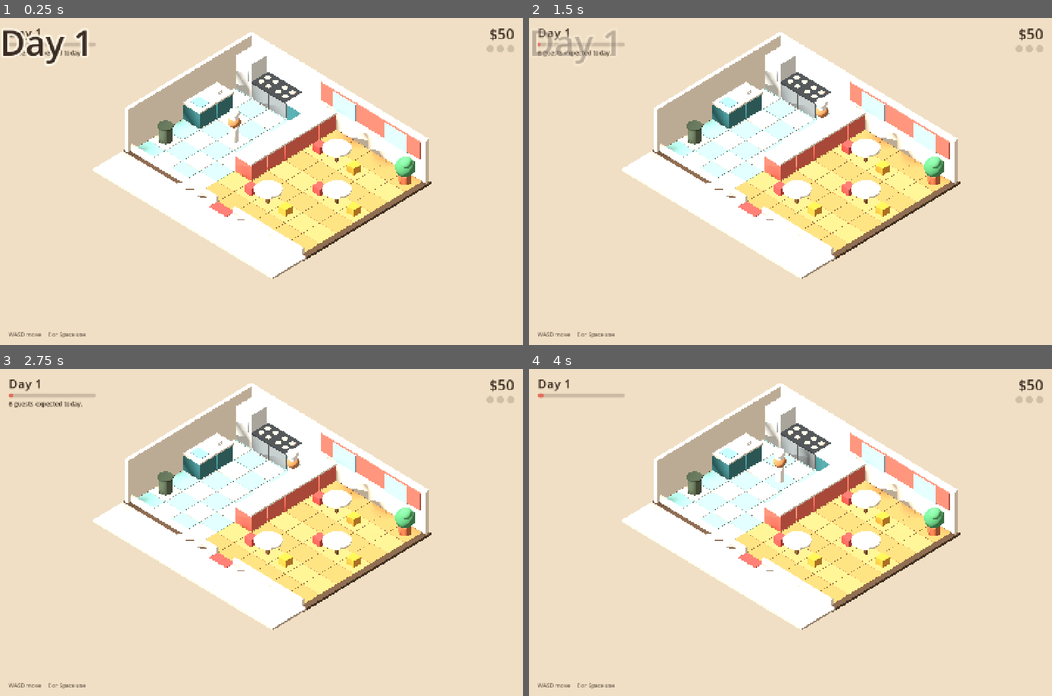
Above: before the commit, frames 1-4 (two rows, left to right).
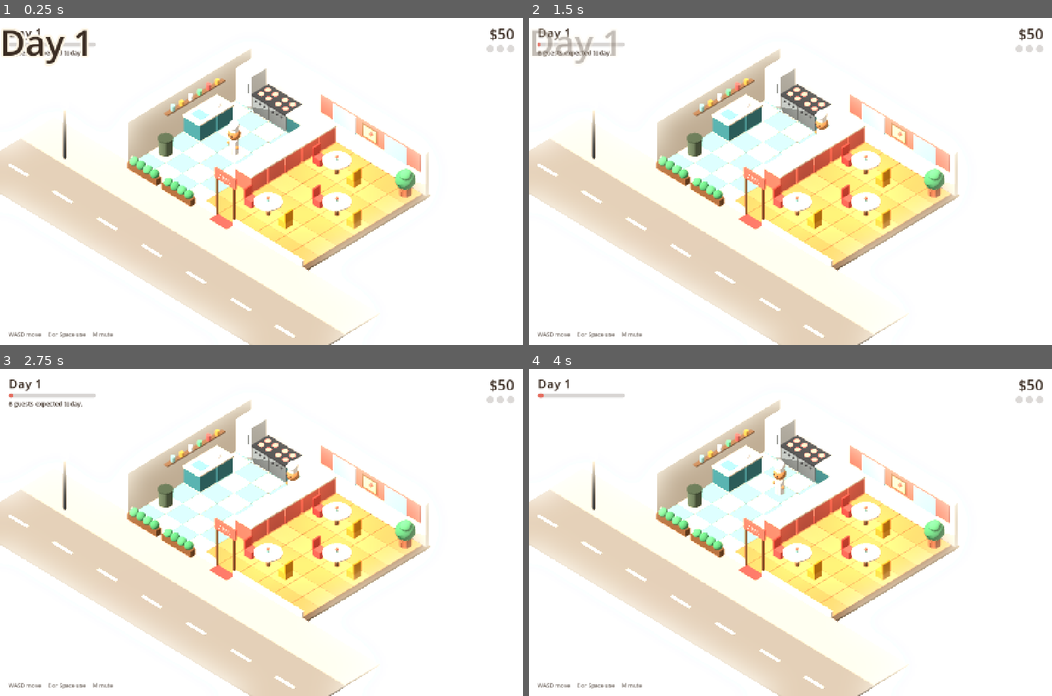
Above: after the commit, the same moments.

Repository: Ghigog/Regulars
Game: Godot game, scene res://game/main.tscn
Same seed, same stepped clock (60 frames per second), same inputs: the game is played once before the commit and once after it.
Inputs (mouse positions are in pixels of both pictures, inside the frame that each line leads up to):
- Up to frame 1 (0.25 s): no input
- Up to frame 2 (1.5 s): tap Enter at 0.5 s; move the mouse to (905, 165) at 0.52 s; hold D 0.53-1.25 s; tap M at 0.6 s; click (905, 165) at 0.67 s; tap Space at 0.77 s; drag from (685, 197) to (764, 246) at 1.27 s
- Up to frame 3 (2.75 s): tap Space at 2 s; move the mouse to (313, 460) at 2.02 s; hold D from 2.03 s (still down); hold Shift from 2.03 s (still down); tap M at 2.3 s
- Up to frame 4 (4 s): release D at 2.75 s; release Shift at 2.75 s; tap Enter at 2.75 s; drag from (764, 597) to (633, 483) at 2.77 s; tap Space at 3.5, 3.77 s; move the mouse to (947, 581) at 3.52 s; hold A from 3.53 s (still down); tap Ctrl at 3.6 s; tap M at 3.8 s

The runs differ from the first frame. In frame 1, 76% of the frame differs, in the area x 0-100%, y 0-100%; in frame 2, 76%; in frame 3, 77%; in frame 4, 77%.

Commit message:
Polish visuals and sound
Characters get eyes, hands, facing and a seated pose; guests eat a visible
burger. Adds SSAO, soft shadows, glow, table lights and a day-to-evening sun,
plus street, doorway and wall decor. Sparks, sink bubbles, chef squash and
camera shake give feedback.

Sound effects are resynthesised at 32 kHz with pitch variation; adds
footsteps, a door bell, a perfect-cook chime, a looping music track and an
M key to mute.

Co-Authored-By: Claude Fable 5.2 <noreply@anthropic.com>

Diff:
--- a/game/build.gd
+++ b/game/build.gd
@@ -61,9 +61,13 @@
 
 static func person(shirt: String, skin: int, chef := false) -> Node3D:
 	var n := Node3D.new()
+	var tone := SKIN[skin % SKIN.size()]
 	cyl(n, Vector3.ZERO, 0.2, 0.62, shirt)
 	ball(n, Vector3(0, 0.62, 0), 0.2, shirt)
-	ball(n, Vector3(0, 0.96, 0), 0.27, SKIN[skin % SKIN.size()])
+	ball(n, Vector3(0, 0.96, 0), 0.27, tone)
+	for side: float in [-1.0, 1.0]:  # eyes and hands; the person faces +z
+		ball(n, Vector3(side * 0.1, 1.0, 0.235), 0.04, "#2b2220")
+		ball(n, Vector3(side * 0.25, 0.42, 0.07), 0.075, tone)
 	if chef:
 		cyl(n, Vector3(0, 1.14, 0), 0.2, 0.22, "#ffffff")
 		ball(n, Vector3(0, 1.38, 0), 0.23, "#ffffff")
@@ -107,6 +111,8 @@
 			_counter(n, "#8a949a", "#33373b")
 			for d: Vector2 in [Vector2(-0.22, -0.2), Vector2(0.22, -0.2), Vector2(-0.22, 0.2), Vector2(0.22, 0.2)]:
 				cyl(n, Vector3(d.x, 0.88, d.y), 0.13, 0.015, "#ff6b5e", 1.5)
+			for i in 3:
+				ball(n, Vector3(-0.25 + i * 0.25, 0.62, 0.48), 0.05, "#33373b")
 		"counter":
 			_counter(n, "#3f7f86", "#f4ead8")
 		"pass":
@@ -127,7 +133,11 @@
 			cyl(n, Vector3.ZERO, 0.09, 0.62, "#7a5235")
 			cyl(n, Vector3(0, 0.62, 0), 0.6, 0.07, "#f6efe2")
 			box(n, Vector3(-1, 0, 0), Vector3(0.42, 0.34, 0.42), "#d9534f")
+			box(n, Vector3(-1.19, 0.3, 0), Vector3(0.07, 0.5, 0.42), "#c2453f")
 			box(n, Vector3(1, 0, 0), Vector3(0.42, 0.34, 0.42), "#e9a23b")
+			box(n, Vector3(1.19, 0.3, 0), Vector3(0.07, 0.5, 0.42), "#d08a25")
+			cyl(n, Vector3(0, 0.69, 0), 0.06, 0.12, "#8fc7c3")
+			ball(n, Vector3(0, 0.86, 0), 0.07, "#e56b5d")
 	if tier > 1:
 		for i in tier - 1:
 			box(n, Vector3(0, 0.05 + i * 0.1, 0), Vector3(1.02, 0.04, 1.02), "#ffd34e", 0.6)
--- a/game/guest.gd
+++ b/game/guest.gd
@@ -6,6 +6,7 @@
 const QUEUE_PATIENCE := 40.0
 const EAT_TIME := 5.0
 const BAR_WIDTH := 0.6
+const SEAT_HEIGHT := 0.3
 
 var game
 var idx := 0
@@ -21,6 +22,7 @@
 var _bar: Node3D
 var _fill: MeshInstance3D
 var _order: Node3D
+var _meal: Node3D
 var _label: Label3D
 var _thought_time := 0.0
 var _shown_thoughts := 0
@@ -34,6 +36,7 @@
 	cell = start
 	position = Grid.center(start)
 	_body = Build.person(info.shirt, info.skin)
+	_body.rotation.y = -PI / 2
 	add_child(_body)
 	_bar = Node3D.new()
 	_bar.position = Vector3(0, 1.5, 0)
@@ -59,12 +62,18 @@
 	path = game.grid.find_path(cell, target)
 
 
+func _face(dir: Vector3, delta: float) -> void:
+	if dir.length_squared() > 0.0001:
+		_body.rotation.y = lerp_angle(_body.rotation.y, atan2(dir.x, dir.z), 1.0 - exp(-12.0 * delta))
+
+
 ## Moves along the path. Returns true once there is nowhere left to go.
 func _advance(delta: float) -> bool:
 	if path.is_empty():
 		_body.position.y = 0.0
 		return true
 	var target := Grid.center(path[0])
+	_face(target - position, delta)
 	position = position.move_toward(target, SPEED * delta)
 	_body.position.y = absf(sin(_age * 11.0)) * 0.06
 	if position.distance_to(target) < 0.01:
@@ -72,10 +81,33 @@
 	return path.is_empty()
 
 
-func hop() -> void:
+func _sit() -> void:
+	state = "waiting"
+	mood.patience = minf(1.0, mood.patience + 0.3)
+	_body.create_tween().tween_property(_body, "position:y", SEAT_HEIGHT, 0.2) \
+		.set_trans(Tween.TRANS_BACK).set_ease(Tween.EASE_OUT)
+	game.on_seated(self)
+
+
+func start_eating(quality: float) -> void:
+	mood.taste(quality)
+	state = "eating"
+	timer = EAT_TIME
+	var to_table := (Grid.center(table.cell) - position).normalized()
+	_meal = Build.item("burger")
+	_meal.position = to_table * 0.6 + Vector3(0, 0.7, 0)
+	add_child(_meal)
 	var tw := _body.create_tween()
-	tw.tween_property(_body, "position:y", 0.35, 0.12).set_ease(Tween.EASE_OUT)
-	tw.tween_property(_body, "position:y", 0.0, 0.2).set_trans(Tween.TRANS_BOUNCE).set_ease(Tween.EASE_OUT)
+	tw.tween_property(_body, "position:y", SEAT_HEIGHT + 0.3, 0.12).set_ease(Tween.EASE_OUT)
+	tw.tween_property(_body, "position:y", SEAT_HEIGHT, 0.25).set_trans(Tween.TRANS_BOUNCE).set_ease(Tween.EASE_OUT)
+
+
+func stand_up() -> void:
+	state = "leaving"
+	_body.rotation.x = 0.0
+	if _meal:
+		_meal.queue_free()
+		_meal = null
 
 
 func tick(delta: float) -> void:
@@ -88,16 +120,18 @@
 				game.walk_out(self)
 		"to_seat":
 			if _advance(delta):
-				state = "waiting"
-				mood.patience = minf(1.0, mood.patience + 0.3)
-				game.on_seated(self)
+				_sit()
 		"waiting":
+			_face(Grid.center(table.cell) - position, delta)
 			mood.wait(delta, game.table_patience())
 			game.apply_surroundings(self, delta)
 			if mood.walked_out():
 				game.walk_out(self)
 		"eating":
 			timer -= delta
+			# Lean in for a bite, and the burger shrinks as it is eaten.
+			_body.rotation.x = maxf(0.0, sin(_age * 7.0)) * 0.22
+			_meal.scale = Vector3.ONE * lerpf(0.35, 1.0, clampf(timer / EAT_TIME, 0.0, 1.0))
 			game.apply_surroundings(self, delta)
 			if timer <= 0.0:
 				game.finish_meal(self)
--- a/game/hud.gd
+++ b/game/hud.gd
@@ -64,7 +64,7 @@
 	hint.offset_left = 24
 	hint.offset_top = -40
 	hint.modulate.a = 0.7
-	hint.text = "WASD move     E or Space use"
+	hint.text = "WASD move     E or Space use     M mute"
 
 	banner = _label(root, 96)
 	banner.set_anchors_preset(Control.PRESET_FULL_RECT)
--- a/game/main.gd
+++ b/game/main.gd
@@ -10,7 +10,11 @@
 const EXIT := Vector2i(0, 8)
 const BILL := 12
 const SIGHT_RANGE := 7
-const SOUNDS: Array[String] = ["pickup", "putdown", "ding", "serve", "coin", "fail", "burn", "day", "wash", "sizzle"]
+const SOUNDS := {  # name -> volume in dB
+	"pickup": -5.0, "putdown": -5.0, "ding": -3.0, "serve": -3.0, "coin": -4.0, "fail": -3.0, "burn": -4.0,
+	"day": -4.0, "wash": -6.0, "step": -16.0, "bell": -9.0, "perfect": -4.0, "sizzle": -10.0, "music": -15.0,
+}
+const LOOPING: Array[String] = ["sizzle", "music"]
 
 var grid: Grid
 var town: Town
@@ -31,6 +35,8 @@
 var _prompt: Label3D
 var _gross: Array[Dictionary] = []
 var _sfx := {}
+var _sun: DirectionalLight3D
+var _env: Environment
 var _shot_path := ""
 var _shot_time := 0.0
 
@@ -89,6 +95,16 @@
 	env.ambient_light_source = Environment.AMBIENT_SOURCE_COLOR
 	env.ambient_light_color = Color("#fff1e0")
 	env.ambient_light_energy = 0.5
+	env.ssao_enabled = true
+	env.ssao_radius = 0.7
+	env.ssao_intensity = 1.6
+	env.glow_enabled = true
+	env.glow_intensity = 0.35
+	env.glow_bloom = 0.05
+	env.adjustment_enabled = true
+	env.adjustment_saturation = 1.12
+	_env = env
+	get_viewport().msaa_3d = Viewport.MSAA_4X
 	var we := WorldEnvironment.new()
 	we.environment = env
 	add_child(we)
@@ -96,16 +112,21 @@
 	sun.rotation_degrees = Vector3(-52, -30, 0)
 	sun.light_energy = 0.85
 	sun.shadow_enabled = true
+	sun.shadow_blur = 1.6
+	sun.directional_shadow_mode = DirectionalLight3D.SHADOW_ORTHOGONAL
+	sun.directional_shadow_max_distance = 60.0
+	_sun = sun
 	add_child(sun)
 	cam = Camera3D.new()
 	cam.projection = Camera3D.PROJECTION_ORTHOGONAL
 	cam.size = 13.5
 	add_child(cam)
-	var focus := Vector3(W / 2.0 + 0.3, 0, H / 2.0 + 1.2)
+	var focus := Vector3(W / 2.0 - 0.3, 0, H / 2.0 + 0.6)
 	cam.look_at_from_position(focus + Vector3(14, 15, 14), focus)
 
 	Build.box(self, Vector3(W / 2.0, -0.14, H / 2.0), Vector3(W + 0.5, 0.12, H + 0.5), "#5a4636")
-	Build.box(self, Vector3(W / 2.0, -0.12, H + 1.0), Vector3(W + 0.5, 0.1, 2.0), "#cdbfae")
+	Build.box(self, Vector3(W / 2.0, -0.12, H + 1.0), Vector3(W + 9.0, 0.1, 2.0), "#cdbfae")
+	_build_decor()
 	for x in W:
 		for y in H:
 			var col := "#d9a066" if y % 2 else "#cf9458"
@@ -121,6 +142,51 @@
 	Build.box(self, Vector3(DOOR.x + 0.5, 0.0, H + 0.2), Vector3(1.0, 0.02, 0.5), "#d9534f")
 
 
+## Things that are only there to look nice.
+func _build_decor() -> void:
+	# Street: a road with lane dashes, a lamp post and planters by the front wall.
+	Build.box(self, Vector3(W / 2.0, -0.16, H + 3.6), Vector3(W + 9.0, 0.1, 3.2), "#8f8a84")
+	for i in 7:
+		Build.box(self, Vector3(-3.0 + i * 2.6, -0.06, H + 3.6), Vector3(1.1, 0.01, 0.14), "#f6efe2")
+	Build.cyl(self, Vector3(-2.2, 0, H + 1.7), 0.07, 2.6, "#3a3f44")
+	Build.ball(self, Vector3(-2.2, 2.7, H + 1.7), 0.2, "#ffe2a8", 2.0)
+	for px: float in [1.0, 3.0]:
+		Build.box(self, Vector3(px, 0, H + 0.24), Vector3(1.7, 0.32, 0.3), "#7a5235")
+		for i in 4:
+			Build.ball(self, Vector3(px - 0.6 + i * 0.4, 0.42, H + 0.24), 0.2, "#4f9d69" if i % 2 else "#5fb37a")
+	# Doorway: posts, a lintel and a sign.
+	for dx: float in [0.0, 1.0]:
+		Build.cyl(self, Vector3(DOOR.x + dx, 0, H), 0.06, 1.9, "#7a5235")
+	Build.box(self, Vector3(DOOR.x + 0.5, 1.9, H), Vector3(1.2, 0.5, 0.1), "#e56b5d")
+	var open_sign := Label3D.new()
+	open_sign.text = "OPEN"
+	open_sign.font_size = 56
+	open_sign.pixel_size = 0.005
+	open_sign.modulate = Color("#fff6e6")
+	open_sign.outline_size = 0
+	open_sign.position = Vector3(DOOR.x + 0.5, 2.15, H + 0.06)
+	add_child(open_sign)
+	# Kitchen shelf with jars, and a picture between the windows.
+	Build.box(self, Vector3(0.1, 1.5, 3.4), Vector3(0.22, 0.06, 3.4), "#7a5235")
+	var jars := ["#e9a23b", "#d9534f", "#5fd38d", "#ffffff", "#e9a23b", "#8fc7c3"]
+	for i in jars.size():
+		Build.cyl(self, Vector3(0.12, 1.56, 2.1 + i * 0.52), 0.1, 0.2 + 0.05 * (i % 2), jars[i])
+	Build.box(self, Vector3(7, 1.22, 0.05), Vector3(0.9, 0.66, 0.05), "#7a5235")
+	Build.box(self, Vector3(7, 1.29, 0.08), Vector3(0.74, 0.52, 0.03), "#ffd9a0")
+	Build.ball(self, Vector3(7.12, 1.62, 0.1), 0.1, "#e56b5d")
+
+
+## A pool of warm light over each table. (No lamp mesh: from this camera a
+## hanging shade would sit in front of the guests behind it.)
+func _add_lamp(over: Vector3) -> void:
+	var light := OmniLight3D.new()
+	light.position = over + Vector3(0, 1.7, 0)
+	light.light_color = Color("#ffd9a0")
+	light.light_energy = 0.7
+	light.omni_range = 3.2
+	add_child(light)
+
+
 func _build_layout() -> void:
 	for spot: Array in [
 		["fridge", 0, 0], ["stove", 1, 0], ["stove", 2, 0], ["counter", 3, 0],
@@ -140,6 +206,8 @@
 	add_child(st)
 	st.setup(type, cell, tier)
 	stations[cell] = st
+	if type == "table":
+		_add_lamp(st.position)
 	grid.blocked[cell] = true
 	for s in st.seats:
 		grid.reserved[s] = true
@@ -164,25 +232,72 @@
 # ---------------------------------------------------------------- sound & feedback
 
 func _load_sounds() -> void:
-	for id in SOUNDS:
+	for id: String in SOUNDS:
 		var path := "res://assets/sfx/%s.wav" % id
 		if not ResourceLoader.exists(path):
 			continue
 		var p := AudioStreamPlayer.new()
 		var stream: AudioStreamWAV = load(path)
-		if id == "sizzle":
+		if LOOPING.has(id):
 			stream = stream.duplicate()
 			stream.loop_mode = AudioStreamWAV.LOOP_FORWARD
 			stream.loop_end = stream.data.size() / 2
-			p.volume_db = -8.0
+		else:
+			p.max_polyphony = 4
+		p.volume_db = SOUNDS[id]
 		p.stream = stream
 		add_child(p)
 		_sfx[id] = p
-
-
-func sfx(id: String) -> void:
+	if _sfx.has("music"):
+		_sfx.music.play()
+
+
+## Plays a sound with a little random pitch so repeats do not sound identical.
+func sfx(id: String, vary := 0.06) -> void:
 	if _sfx.has(id):
+		_sfx[id].pitch_scale = randf_range(1.0 - vary, 1.0 + vary)
 		_sfx[id].play()
+
+
+## A puff of little sparks.
+func burst(at: Vector3, col: String, count := 12) -> void:
+	var p := CPUParticles3D.new()
+	p.position = at
+	p.one_shot = true
+	p.explosiveness = 1.0
+	p.amount = count
+	p.lifetime = 0.7
+	p.direction = Vector3.UP
+	p.spread = 70.0
+	p.initial_velocity_min = 1.5
+	p.initial_velocity_max = 3.0
+	p.gravity = Vector3(0, -7, 0)
+	p.scale_amount_min = 0.5
+	p.scale_amount_max = 1.2
+	var m := SphereMesh.new()
+	m.radius = 0.05
+	m.height = 0.1
+	m.material = Build.mat(Color(col), 1.5)
+	p.mesh = m
+	add_child(p)
+	p.emitting = true
+	get_tree().create_timer(1.3).timeout.connect(p.queue_free)
+
+
+func shake(amount := 0.12) -> void:
+	var tw := cam.create_tween()
+	for i in 5:
+		tw.tween_property(cam, "h_offset", randf_range(-amount, amount), 0.04)
+	tw.tween_property(cam, "h_offset", 0.0, 0.05)
+
+
+## Morning light drifts to a warm, low evening sun as the day goes on.
+func _update_daylight() -> void:
+	var t := smoothstep(0.35, 1.0, day_progress())
+	_sun.light_color = Color("#fff6ea").lerp(Color("#ffb070"), t)
+	_sun.rotation_degrees = Vector3(lerpf(-52, -34, t), lerpf(-30, -62, t), 0)
+	_env.background_color = Color("#f0dfc4").lerp(Color("#eac3a0"), t)
+	_env.ambient_light_color = Color("#fff1e0").lerp(Color("#ffd9c4"), t)
 
 
 func popup(text: String, at: Vector3, col: Color) -> void:
@@ -311,6 +426,7 @@
 		seat_taken[g.seat] = g
 		g.state = "to_seat"
 		g.walk_to(g.seat)
+		sfx("bell")
 		_reflow_queue()
 
 
@@ -360,12 +476,13 @@
 func serve(g: Guest, quality: float) -> void:
 	if g.mood.patience > 0.65:
 		g.mood.delight(0.15, "That was quick!")
-	g.mood.taste(quality)
-	g.mood.think("Perfectly juicy" if quality > 0.95 else "A bit dry, this")
-	g.state = "eating"
-	g.timer = Guest.EAT_TIME
-	g.hop()
+	var perfect := quality > 0.95
+	g.mood.think("Perfectly juicy" if perfect else "A bit dry, this")
+	g.start_eating(quality)
 	sfx("serve")
+	if perfect:
+		sfx("perfect")
+		burst(g.position + Vector3(0, 1.2, 0), "#ffd34e")
 
 
 func finish_meal(g: Guest) -> void:
@@ -375,6 +492,7 @@
 	g.table.dirty += 1
 	g.table.refresh()
 	popup("+$%d" % (BILL + tip), g.position + Vector3(0, 1.8, 0), Color("#ffd34e"))
+	burst(g.position + Vector3(0, 1.4, 0), "#ffd34e", 8)
 	sfx("coin")
 	_leave(g)
 
@@ -386,6 +504,7 @@
 	hud.say("%s walked out!" % g.info.name)
 	popup("walked out", g.position + Vector3(0, 1.8, 0), Color("#ff6b5e"))
 	sfx("fail")
+	shake()
 	_leave(g)
 
 
@@ -394,7 +513,7 @@
 	if queue.has(g):
 		queue.erase(g)
 		_reflow_queue()
-	g.state = "leaving"
+	g.stand_up()
 	g.walk_to(EXIT)
 
 
@@ -492,8 +611,10 @@
 					st.refresh()
 					player.set_held("dirty_plate")
 	if act != "" and not dry_run:
+		player.punch()
 		if act == "Wash":
 			sfx("wash")
+			burst(st.position + Vector3(0, 1.0, 0), "#9fd4ea", 10)
 		elif not act.begins_with("Serve"):
 			sfx("pickup" if player.held != "" else "putdown")
 	return act
@@ -508,6 +629,7 @@
 			popup("ready!", st.position + Vector3(0, 2.0, 0), Color("#5fd38d"))
 		elif stage == "burnt_patty":
 			sfx("burn")
+			shake(0.08)
 			popup("burnt!", st.position + Vector3(0, 2.0, 0), Color("#ff6b5e"))
 		sizzling = sizzling or st.is_cooking()
 	if _sfx.has("sizzle") and _sfx.sizzle.playing != sizzling:
@@ -544,6 +666,7 @@
 	player.move(input, delta)
 	step(delta)
 	_update_cursor()
+	_update_daylight()
 	hud.update_status()
 	if _shot_path != "":
 		_shot_time += delta
@@ -569,6 +692,9 @@
 		return
 	var key: int = event.physical_keycode
 	var confirm := key == KEY_ENTER or key == KEY_KP_ENTER
+	if key == KEY_M:
+		AudioServer.set_bus_mute(0, not AudioServer.is_bus_mute(0))
+		return
 	if phase == Phase.SERVICE and (key == KEY_E or key == KEY_SPACE):
 		if stations.has(player.target_cell()):
 			use_station(stations[player.target_cell()])
--- a/game/player.gd
+++ b/game/player.gd
@@ -36,6 +36,13 @@
 		_held_node.scale = Vector3.ONE * 0.4
 		_held_node.create_tween().tween_property(_held_node, "scale", Vector3.ONE, 0.18) \
 			.set_trans(Tween.TRANS_BACK).set_ease(Tween.EASE_OUT)
+
+
+## A quick squash and stretch whenever the chef does something.
+func punch() -> void:
+	_body.scale = Vector3(1.15, 0.85, 1.15)
+	_body.create_tween().tween_property(_body, "scale", Vector3.ONE, 0.25) \
+		.set_trans(Tween.TRANS_ELASTIC).set_ease(Tween.EASE_OUT)
 
 
 func carrying_something_gross() -> bool:
@@ -88,6 +95,9 @@
 	else:
 		_velocity.z = 0.0
 	var pace := _velocity.length() / SPEED
+	var before := floori(_stride / PI)
 	_stride += delta * 13.0 * pace
+	if floori(_stride / PI) != before and pace > 0.3:
+		game.sfx("step", 0.15)
 	_body.position.y = absf(sin(_stride)) * 0.07 * pace
 	_body.rotation.y = lerp_angle(_body.rotation.y, atan2(float(facing.x), float(facing.y)), 1.0 - exp(-18.0 * delta))
Not shown, added: assets/sfx/bell.wav.import
Not shown, added: assets/sfx/music.wav.import
Not shown, added: assets/sfx/perfect.wav.import
Not shown, added: assets/sfx/step.wav.import
Binary file changed: concept/shot_service.png
Not shown, added: assets/sfx/bell.wav
Not shown, changed: assets/sfx/burn.wav
Not shown, changed: assets/sfx/coin.wav
Not shown, changed: assets/sfx/day.wav
Not shown, changed: assets/sfx/ding.wav
Not shown, changed: assets/sfx/fail.wav
Not shown, added: assets/sfx/music.wav
(and 7 more such lines)
